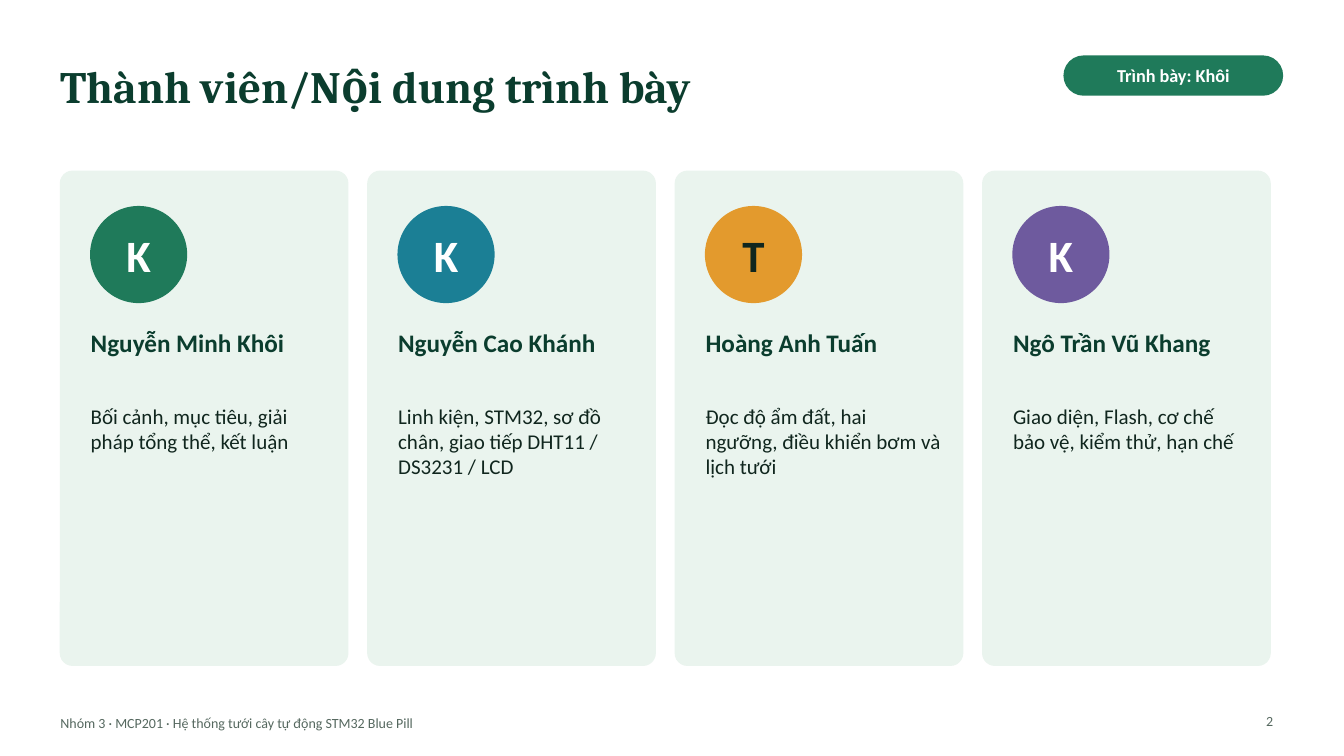
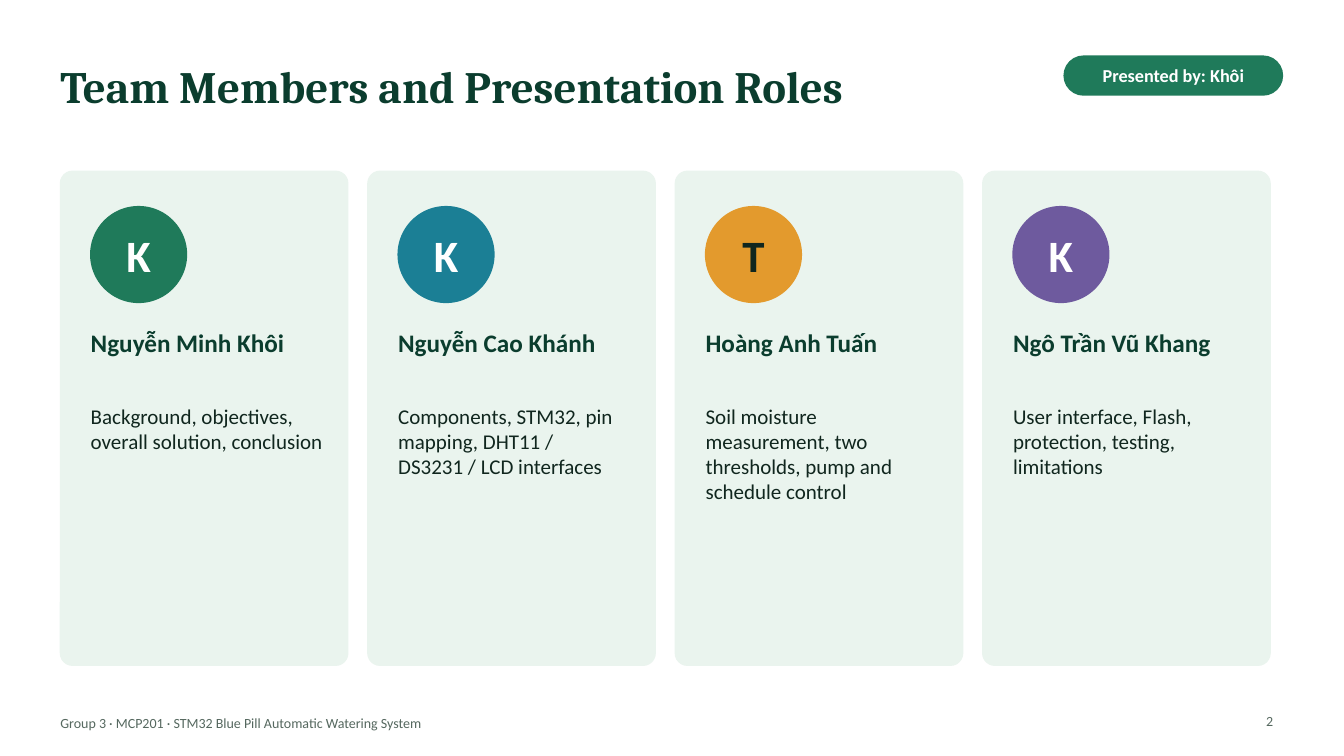
Before and after one commit to vukhangdeeptry/Automatic-Plant-Watering-System-using-STM32-Blue-Pill, a slide deck: slide 2 of Documentation/Slide_FinalThuyetTrinh_TuoiCay_STM32.pptx. Drawn at 1344x756 pixels with LibreOffice and Linux fonts; fonts in the diff are those of the drawing. Boxes give left, top, right and bottom in pixels: in the first picture for what was removed or moved away, otherwise in the second. Text is boxed around its words. In the diff, an @@ line names an element or a change of style, - is before the commit and + after.

```diff
--- a/Documentation/Slide_FinalThuyetTrinh_TuoiCay_STM32.pptx
+++ b/Documentation/Slide_FinalThuyetTrinh_TuoiCay_STM32.pptx
@@ title at bbox=[60, 72, 842, 104]: text changed @@
-Thành viên/Nội dung trình bày
+Team Members and Presentation Roles
@@ text at bbox=[1103, 69, 1244, 85]: text changed @@
-Trình bày: Khôi
+Presented by: Khôi
@@ text at bbox=[91, 409, 323, 452]: text changed @@
-Bối cảnh, mục tiêu, giải pháp tổng thể, kết luận
+Background, objectives, overall solution, conclusion
@@ text at bbox=[398, 409, 613, 474]: text changed @@
-Linh kiện, STM32, sơ đồ chân, giao tiếp DHT11 / DS3231 / LCD
+Components, STM32, pin mapping, DHT11 / DS3231 / LCD interfaces
@@ text at bbox=[706, 409, 892, 499]: text changed @@
-Đọc độ ẩm đất, hai ngưỡng, điều khiển bơm và lịch tưới
+Soil moisture measurement, two thresholds, pump and schedule control
@@ text at bbox=[1013, 409, 1192, 474]: text changed @@
-Giao diện, Flash, cơ chế bảo vệ, kiểm thử, hạn chế
+User interface, Flash, protection, testing, limitations
@@ text at bbox=[60, 718, 421, 731]: text changed @@
-Nhóm 3 · MCP201 · Hệ thống tưới cây tự động STM32 Blue Pill
+Group 3 · MCP201 · STM32 Blue Pill Automatic Watering System
```
Also in this commit, not shown: 17 other slides changed, 1 slide added, 1 slide removed.
